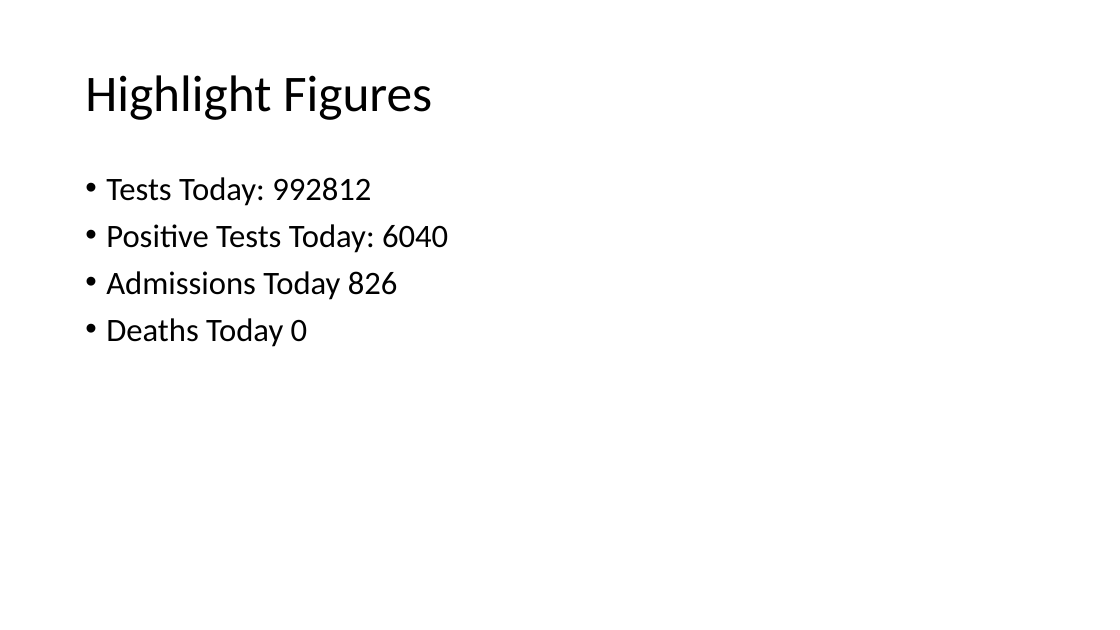
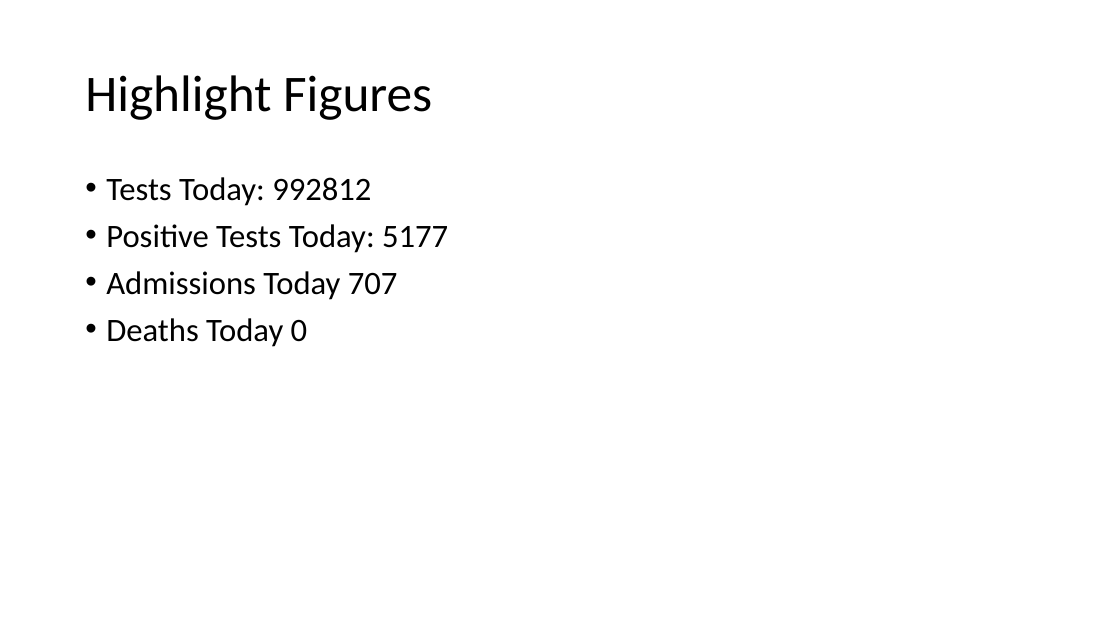
Before and after one commit to evolvedlight/uk_covid_slides, a slide deck: slide 2 of CovidData.pptx. Drawn at 1120x630 pixels with LibreOffice and Linux fonts; fonts in the diff are those of the drawing. Boxes give left, top, right and bottom in pixels: in the first picture for what was removed or moved away, otherwise in the second. Text is boxed around its words. In the diff, an @@ line names an element or a change of style, - is before the commit and + after.

Commit message:
Add updated figures

```diff
--- a/CovidData.pptx
+++ b/CovidData.pptx
@@ text at (x1=106, y1=224, x2=448, y2=300): text changed @@
-• Positive Tests Today: 6040
-• Admissions Today 826
+• Positive Tests Today: 5177
+• Admissions Today 707
```
